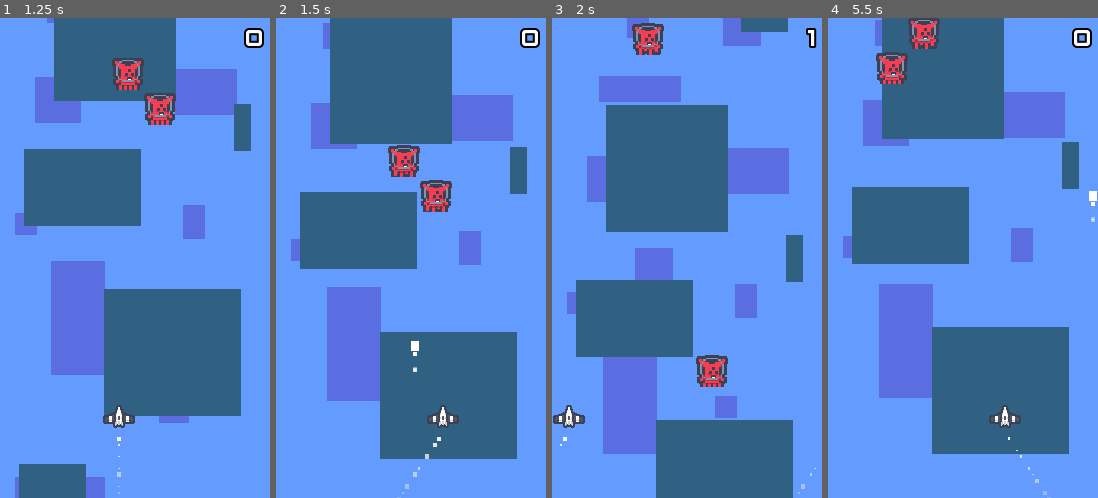
Above: before the commit, frames 1-4 (left to right).
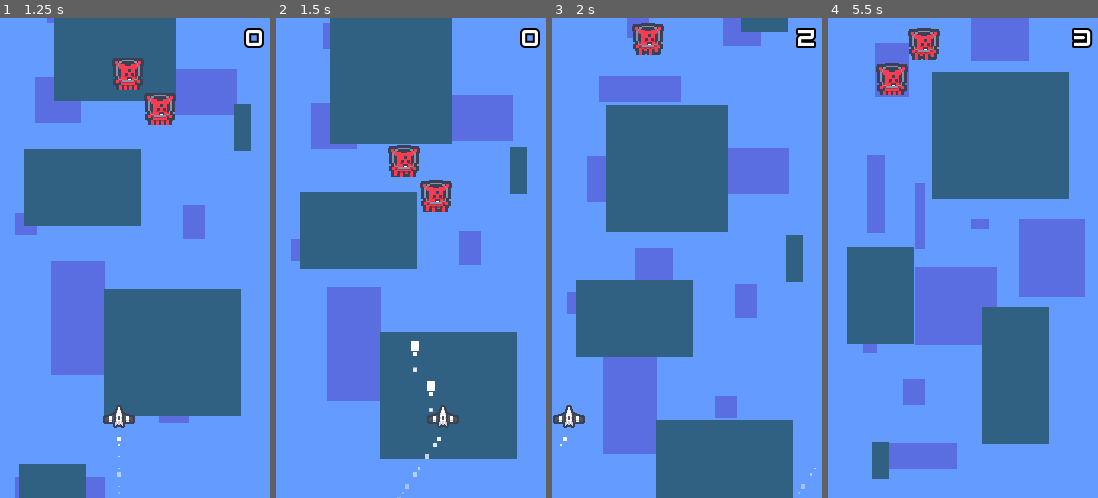
Above: after the commit, the same moments.

Repository: elektito/reverse-streak
Game: Godot game, scene res://MainMenu.tscn
The game is run twice, just before and just after one commit, with the same random seed, the same clock (stepped at 60 frames per second) and the same inputs.
Inputs (mouse positions are in pixels of both pictures, inside the frame that each line leads up to):
- Up to frame 1 (1.25 s): click "New Game" at 0.5 s
- Up to frame 2 (1.5 s): move the mouse to (470, 234) at 1.27 s; hold Right (right) from 1.28 s (still down); tap Space (shoot) at 1.35 s; click (470, 234) at 1.42 s
- Up to frame 3 (2 s): keep holding Right (right)
- Up to frame 4 (5.5 s): move the mouse to (909, 282) at 2.02 s; release Right (right) at 2.03 s; hold Left (left) 2.03-2.78 s; tap Space (shoot) every 0.75 s from 2.1 to 5.1 s; click (909, 282) at 2.17 s; move the mouse to (990, 152) at 2.77 s; hold Right (right) 2.78-4.28 s; click (990, 152) at 2.92 s; move the mouse to (949, 354) at 3.52 s; click (949, 354) at 3.67 s; move the mouse to (1044, 330) at 4.27 s; hold Left (left) from 4.28 s (still down); click (1044, 330) at 4.42 s; move the mouse to (882, 186) at 5.02 s; click (882, 186) at 5.17 s

Frame 1 is identical in both runs. In frame 2, less than 0.1% of the frame differs, in the area x 55-59%, y 75-83%; in frame 3, 1.0%; in frame 4, 49%, in the area x 5-100%, y 0-100%.

Commit message:
Add touch support

Diff:
--- a/Game.gd
+++ b/Game.gd
@@ -9,6 +9,9 @@
 var multiplier := 1
 var reversed := false
 var enemies_since_last_mothership := 0
+var left_touches := []
+var right_touches := []
+var shoot_for_touch := false
 
 onready var camera = $camera
 onready var ship = $camera/ship
@@ -39,6 +42,23 @@
 		get_tree().paused = true
 		$menu/screen.init()
 
+	if event is InputEventScreenTouch:
+		var scrw = ProjectSettings.get('display/window/size/width')
+		if event.pressed:
+			if event.position.x < scrw / 4:
+				if not event.index in left_touches:
+					left_touches.append(event.index)
+			elif event.position.x > scrw * 3 / 4:
+				if not event.index in right_touches:
+					right_touches.append(event.index)
+			else:
+				shoot_for_touch = true
+		else:
+			if event.index in left_touches:
+				left_touches.erase(event.index)
+			elif event.index in right_touches:
+				right_touches.erase(event.index)
+
 
 func _physics_process(delta):
 	camera.position.y -= VERTICAL_SPEED * delta
@@ -46,9 +66,9 @@
 		return
 
 	var dir = Vector2.ZERO
-	if Input.is_action_pressed("left"):
+	if Input.is_action_pressed("left") or left_touches:
 		dir = Vector2.LEFT
-	elif Input.is_action_pressed("right"):
+	elif Input.is_action_pressed("right") or right_touches:
 		dir = Vector2.RIGHT
 
 	if reversed:
@@ -56,13 +76,14 @@
 
 	ship.position += dir * HORIZONTAL_SPEED * delta
 
-	if Input.is_action_just_pressed("shoot"):
+	if Input.is_action_just_pressed("shoot") or shoot_for_touch:
 		var bullet = preload("res://Bullet.tscn").instance()
 		bullet.position.x = ship.position.x
 		bullet.position.y = ship.position.y - 2
 		bullet.direction = Vector2.UP
 		camera.add_child(bullet)
 		shoot_sound.play()
+		shoot_for_touch = false
 
 	if Input.is_action_just_pressed("screenshot"):
 		var image = get_viewport().get_texture().get_data()
--- a/project.godot
+++ b/project.godot
@@ -61,6 +61,10 @@
  ]
 }
 
+[input_devices]
+
+pointing/emulate_touch_from_mouse=true
+
 [layer_names]
 
 2d_physics/layer_1="ship"
